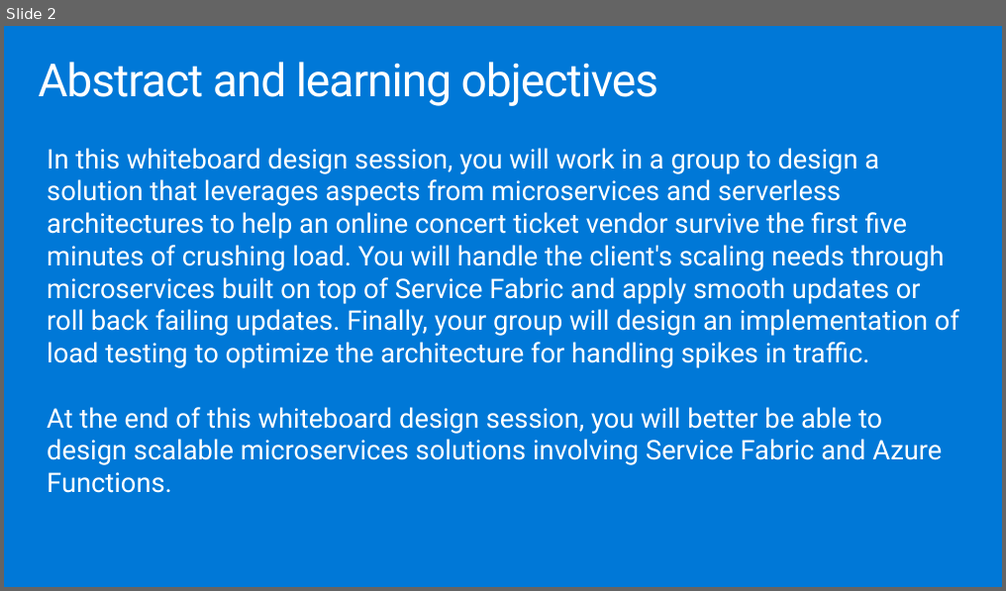
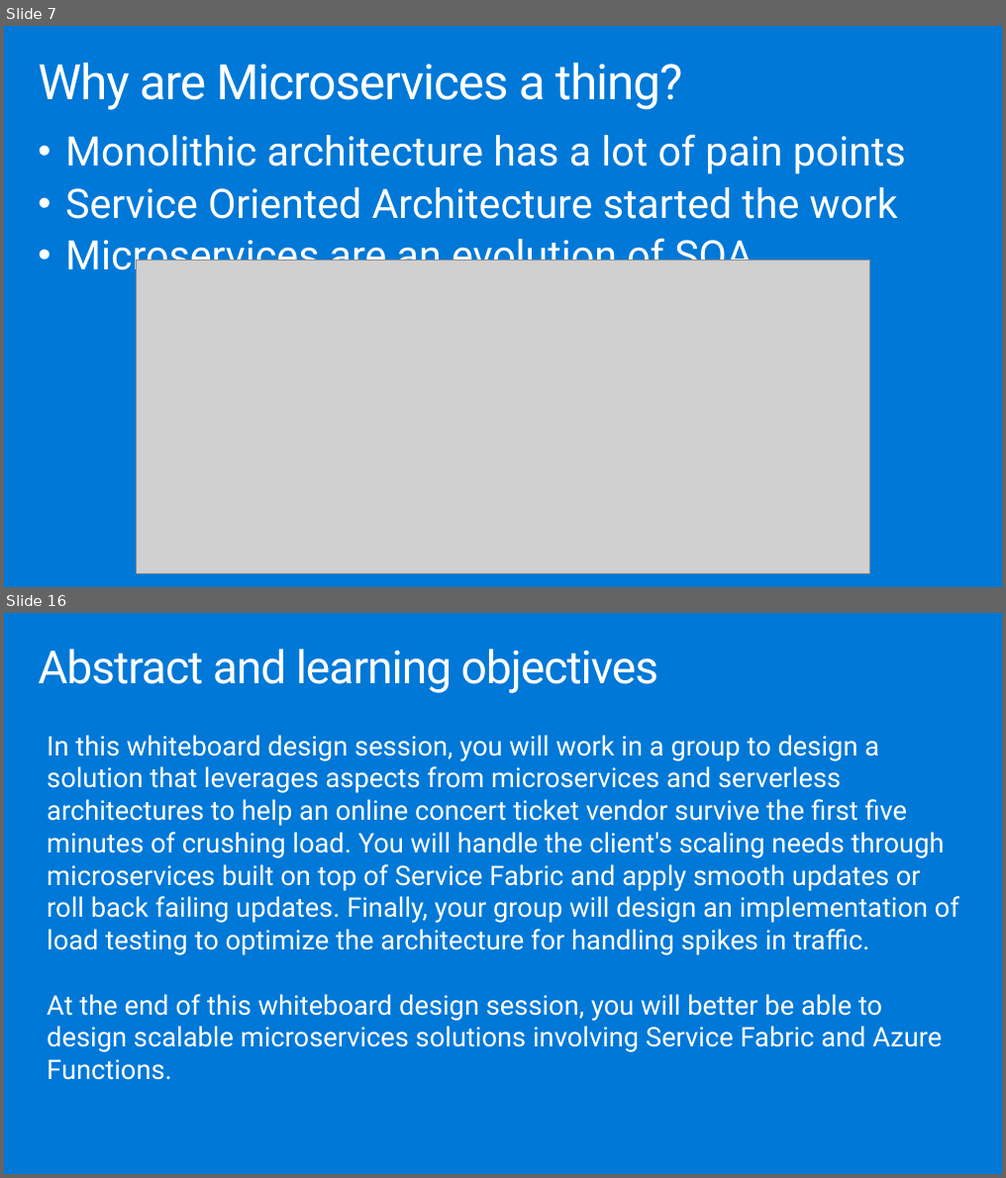
Before and after one commit to yellowbrickcode/MCW-Microservices-architecture, a slide deck: Whiteboard design session/WDS trainer presentation - Microservices architecture.pptx. Shown one above the other, each under a label of ours: slide 2 before the commit, slides 7 and 16 after it; the slides between them are not shown. The pictures are 1006x591 and 1006x1178 pixels, drawn with LibreOffice and Linux fonts; fonts in the diff are those of the drawing; grey boxes stand for pictures. Boxes give left, top, right and bottom in pixels: in the first picture for what was removed or moved away, otherwise in the second. Text is boxed around its words. In the diff, an @@ line names an element or a change of style, - is before the commit and + after.

```diff
--- a/Whiteboard design session/WDS trainer presentation - Microservices architecture.pptx
+++ b/Whiteboard design session/WDS trainer presentation - Microservices architecture.pptx
@@ slide 7 added at (4, 26, 1002, 587), background #0078D7 @@
@@ title added at (38, 63, 683, 110), 47 pt, text #FFFFFF @@
+Why are Microservices a thing?
@@ text added at (65, 134, 906, 280), 39.2 pt, text #FFFFFF @@
+• Monolithic architecture has a lot of pain points
+• Service Oriented Architecture started the work
+• Microservices are an evolution of SOA
@@ picture added at (137, 261, 869, 574) @@
@@ what was slide 2 is now slide 16 @@
```
Also in this commit, not shown: 1 slide changed, 13 other slides added.
